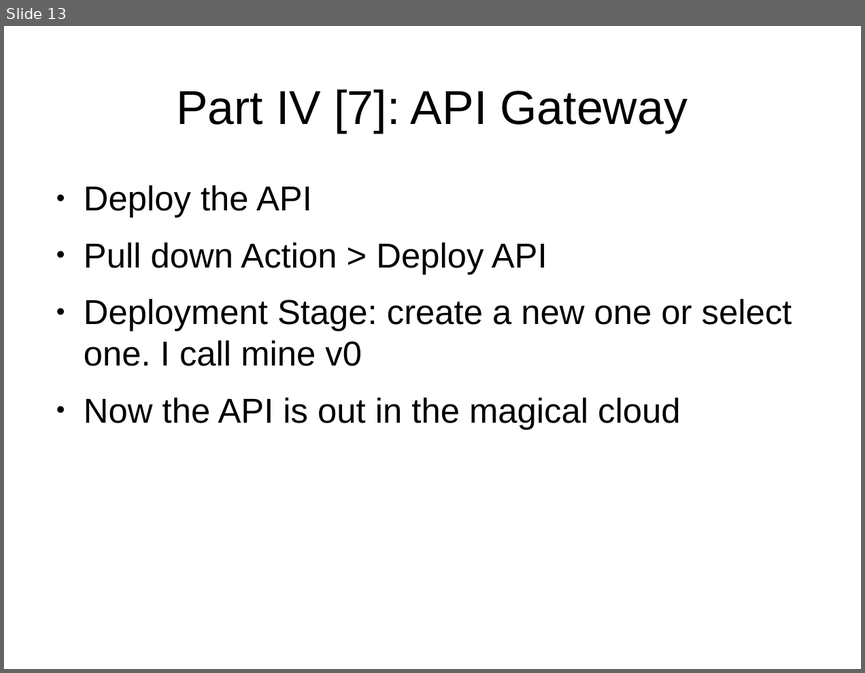
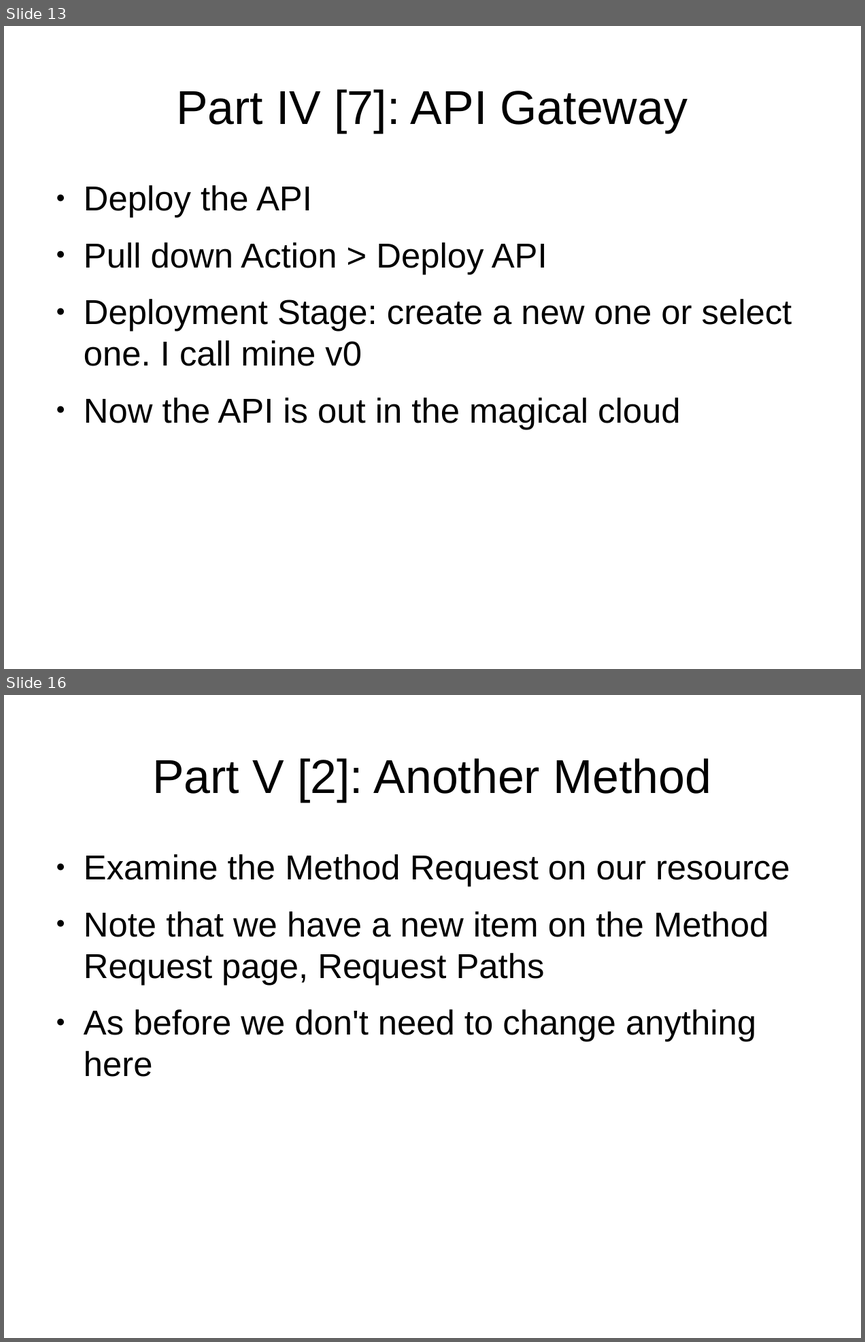
Before and after one commit to cmrsol/demo, a slide deck: api-gateway-how-to/API-GW_How-To.odp. Shown one above the other, each under a label of ours: slide 13 before the commit, slides 13 and 16 after it; the slides between them are not shown. The pictures are 865x673 and 865x1342 pixels, drawn with LibreOffice and Linux fonts; fonts in the diff are those of the drawing. Boxes give left, top, right and bottom in pixels: in the first picture for what was removed or moved away, otherwise in the second. Text is boxed around its words. In the diff, an @@ line names an element or a change of style, - is before the commit and + after.

```diff
--- a/api-gateway-how-to/API-GW_How-To.odp
+++ b/api-gateway-how-to/API-GW_How-To.odp
@@ slide 16 added at <box>4,695,861,1338</box>, background #FFFFFF @@
@@ title added at <box>152,758,711,802</box>, 44 pt, text #000000 @@
+Part V [2]: Another Method
@@ text added at <box>84,854,790,1076</box>, 32 pt, text #000000 @@
+● Examine the Method Request on our resource
+● Note that we have a new item on the Method Request page, Request Paths
+● As before we don't need to change anything here
```
Also in this commit, not shown: 1 slide changed, 6 other slides added, 1 other file.
